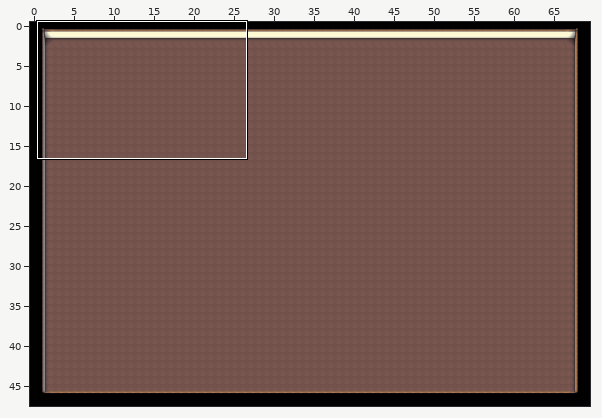
Tiled map, stored at asset/wip/config/second-floor.tmx. Above, an overview of the earlier version with the close-up marked.
Close-up. Before the edit:
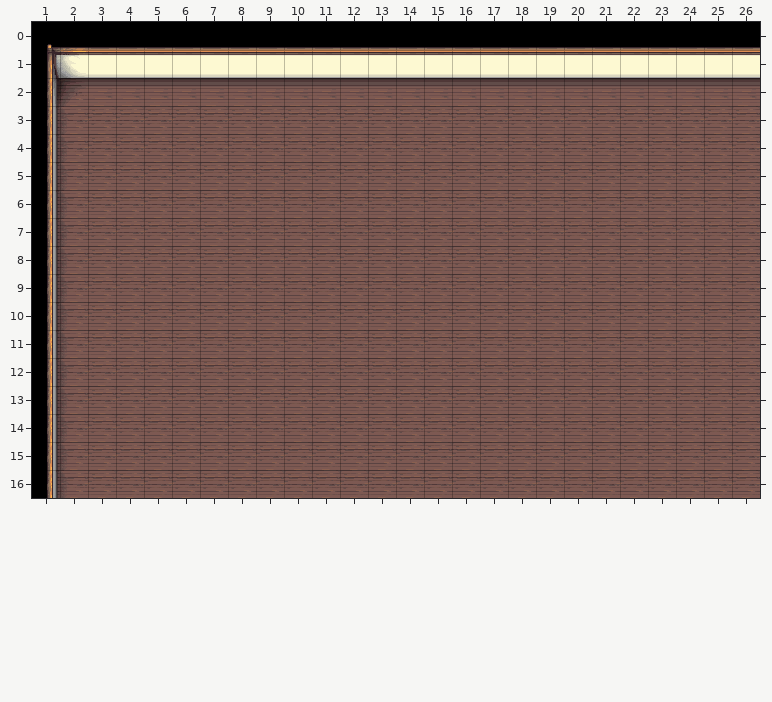
Cells are 32x32 px. Shown: x 1..26, y 0..16. The commit also changed other parts of the map, which this record leaves out.
After:
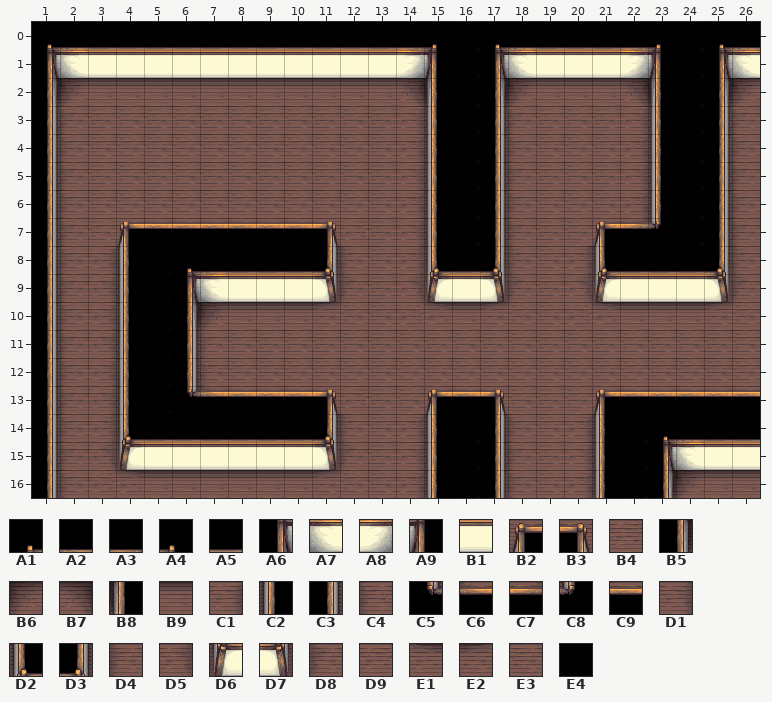
Key: from "Main Floor": A1 0, A2 1, A3 2, A4 3, A5 4, A6 9, A7 10, A8 11, A9 12, B1 13, B2 15, B3 16, B4 17, B5 18, B6 19, B7 20, B8 21, B9 22, C1 23, C2 24, C3 25, C4 26, C5 27, C6 28, C7 29, C8 30, C9 31, D1 32, D2 33, D3 34, D4 35, D5 41, D6 42, D7 43, D8 44, D9 50, E1 51, E2 52, E3 58, E4 86.
__ is an empty cell.
Tiles replaced or removed in this view: A5, B1, B9, E3.
From old to new:
Changed rows in their new state; .. is an unchanged cell.
Layer "Floor":
first column x 3:
 0 .. .. .. .. .. .. .. .. .. .. .. A3 A4 E4 A1 A2 .. .. .. A3 A4 E4 A1 A2
 1 .. .. .. .. .. .. .. .. .. .. .. A8 A9 E4 A6 A7 .. .. .. A8 A9 E4 A6 A7
 2 .. .. .. .. .. .. .. .. .. .. .. B7 B8 E4 B5 B6 .. .. .. B7 B8 E4 B5 B6
 3 .. .. .. .. .. .. .. .. .. .. .. C1 C2 E4 C3 C4 .. .. .. C1 C2 E4 C3 C4
 4 .. .. .. .. .. .. .. .. .. .. .. C1 C2 E4 C3 C4 .. .. .. C1 C2 E4 C3 C4
 5 .. .. .. .. .. .. .. .. .. .. .. C1 C2 E4 C3 C4 .. .. .. C1 C2 E4 C3 C4
 6 .. .. .. .. .. .. .. .. .. .. .. C1 C2 E4 C3 C4 .. .. .. C1 C2 E4 C3 C4
 7 .. B2 C9 C9 C9 C9 C9 C9 B3 B4 .. C1 C2 E4 C3 C4 .. .. B2 C7 C8 E4 C3 C4
 8 C1 C2 E4 A1 A2 A5 A5 A5 D3 D4 .. D1 D2 A5 D3 D4 .. D1 D2 A5 A5 A5 D3 D4
 9 C1 C2 E4 A6 A7 B1 B1 B1 D7 D8 .. D5 D6 B1 D7 D8 .. D5 D6 B1 B1 B1 D7 D8
10 C1 C2 E4 B5 B6 B9 B9 B9 E2 .. .. D9 E1 B9 E2 .. .. D9 E1 B9 B9 B9 E2 ..
11 C1 C2 E4 C3 C4 .. .. .. .. .. .. .. .. .. .. .. .. .. .. .. .. .. .. ..
12 C1 C2 E4 C3 C4 .. .. .. .. .. .. .. .. .. .. .. .. .. .. .. .. .. .. ..
13 C1 C2 E4 C5 C6 C9 C9 C9 B3 B4 .. .. B2 C9 B3 .. .. .. B2 C9 C9 C9 C9 C9
14 D1 D2 A5 A5 A5 A5 A5 A5 D3 D4 .. C1 C2 E4 C3 C4 .. C1 C2 E4 A1 A2 A5 A5
15 D5 D6 B1 B1 B1 B1 B1 B1 D7 D8 .. C1 C2 E4 C3 C4 .. C1 C2 E4 A6 A7 B1 B1
16 D9 E1 B9 B9 B9 B9 B9 B9 E2 .. .. C1 C2 E4 C3 C4 .. C1 C2 E4 B5 B6 B9 B9
Changed places in both close-ups, as pixel boxes (x1, y1, x2, y2):
changed: (396, 44, 536, 330)
changed: (564, 44, 760, 330)
changed: (88, 218, 368, 498)
changed: (396, 386, 536, 498)
changed: (564, 386, 760, 498)
